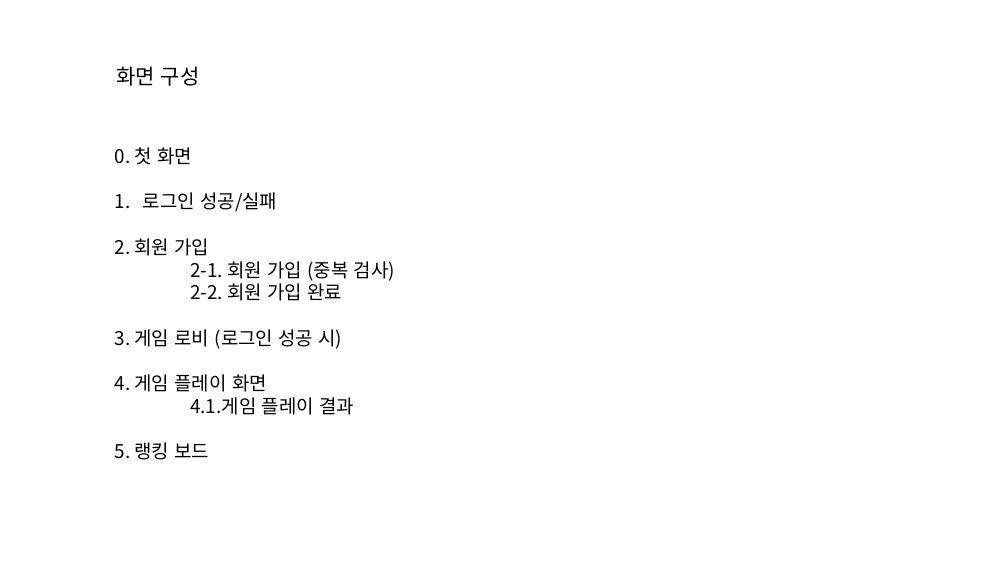
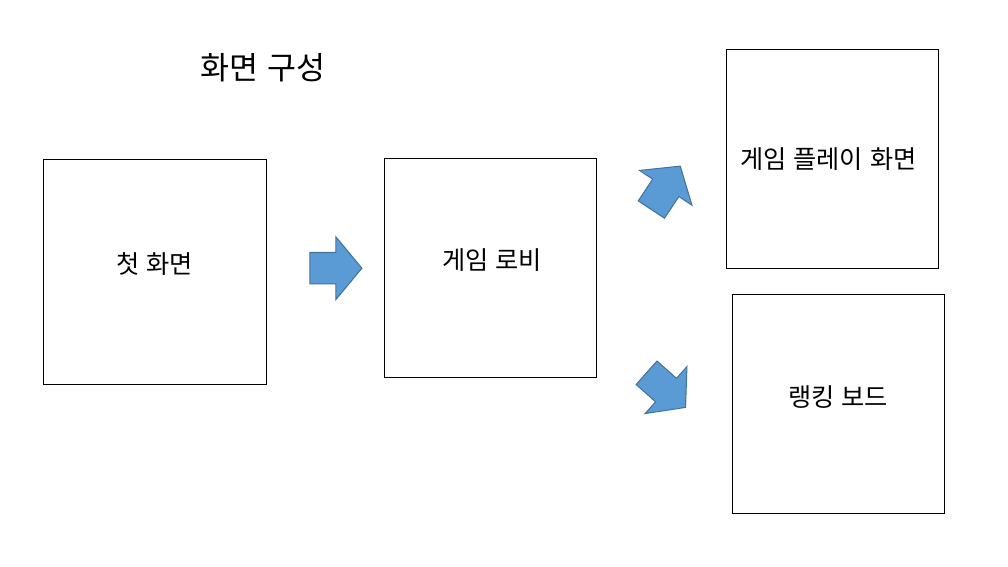
Before and after one commit to Hernameis/rockSissorsPaper_Online, a slide deck: slide 3 of StoryBoard.pptx (slide 2 before the commit). Drawn at 1008x567 pixels with LibreOffice and Linux fonts; fonts in the diff are those of the drawing. Boxes give left, top, right and bottom in pixels: in the first picture for what was removed or moved away, otherwise in the second. Text is boxed around its words. In the diff, an @@ line names an element or a change of style, - is before the commit and + after.

```diff
--- a/StoryBoard.pptx
+++ b/StoryBoard.pptx
@@ title "화면 구성": place and size @@
-title "화면 구성" at bbox=[116, 66, 200, 86]
+title "화면 구성" at bbox=[200, 53, 325, 82]
@@ title "화면 구성" at bbox=[200, 53, 325, 82]: size 20 to 30 pt @@
@@ rectangle added at bbox=[727, 50, 939, 268], fill #FFFFFF, outline #000000 1 pt @@
@@ right arrow added at bbox=[625, 149, 706, 227], fill #5B9BD5, outline #43739E 1 pt @@
@@ text added at bbox=[740, 147, 916, 170], 24 pt, text #000000 @@
+  게임 플레이 화면
@@ rectangle added at bbox=[43, 159, 267, 384], fill #FFFFFF, outline #000000 1 pt @@
@@ rectangle added at bbox=[385, 159, 597, 377], fill #FFFFFF, outline #000000 1 pt @@
@@ right arrow added at bbox=[310, 237, 362, 299], fill #5B9BD5, outline #43739E 1 pt @@
@@ text at bbox=[116, 252, 192, 275]: text changed; size 18 to 24 pt @@
-  0. 첫 화면
-  1. 로그인 성공/실패
-  2. 회원 가입
-  2-1. 회원 가입 (중복 검사)
-  2-2. 회원 가입 완료
-  3. 게임 로비 (로그인 성공 시)
-  4. 게임 플레이 화면
-  4.1.게임 플레이 결과
-  5. 랭킹 보드
+  첫 화면
@@ text added at bbox=[442, 248, 542, 271], 24 pt, text #000000 @@
+  게임 로비
@@ rectangle added at bbox=[733, 294, 945, 513], fill #FFFFFF, outline #000000 1 pt @@
@@ right arrow added at bbox=[626, 349, 707, 431], fill #5B9BD5, outline #43739E 1 pt @@
@@ text added at bbox=[788, 385, 888, 408], 24 pt, text #000000 @@
+  랭킹 보드
```
Also in this commit, not shown: 10 other slides changed, 1 slide added.
